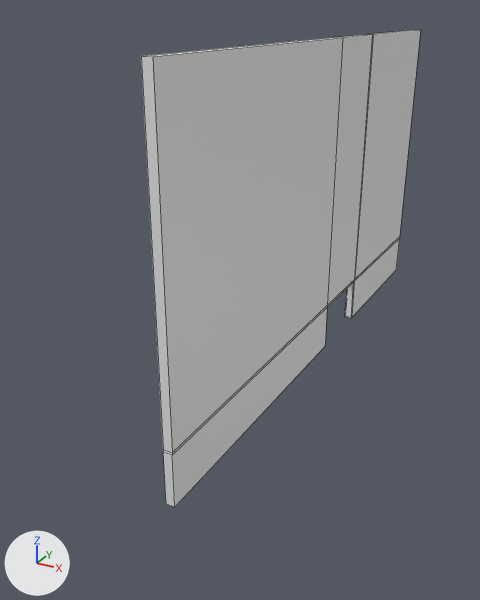
Two versions of the Blender file Assets/Models/blender~/Building6.blend, one commit apart.
Camera for both pictures: a camera (50 mm lens) standing at (25.1, -87.7, 29.9) and looking at (-4.5, -33.8, 2.9). The lights are fixed; the arrows at lower left show +X, +Y and +Z. The first picture is the older version. Mesh edges are drawn as thin lines.
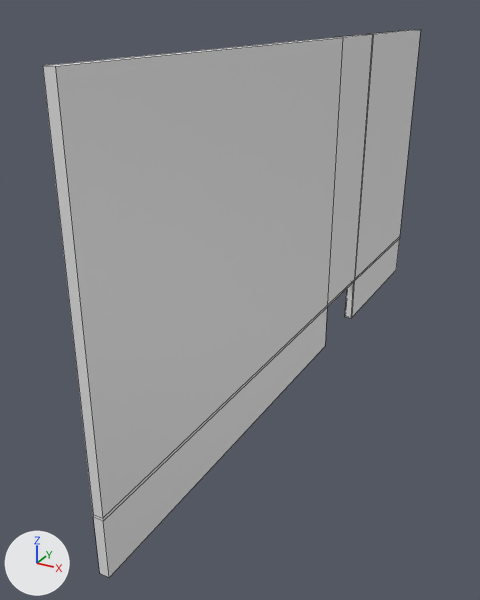
Pixel boxes [x1, y1, x2, y2] of what changed, in the pictures (480 x 600 px; the box of a moved part takes in the faces that stretch with it):
'Cube', reshaped (35% wider, 15% taller)
    before: [141, 30, 421, 507]
    after: [43, 30, 421, 578]
part 1 of me_cube_001, moved or reshaped
    before: [141, 55, 223, 507]
    after: [43, 55, 223, 578]

Patch to the scene script:
```diff
--- a/Assets/Models/blender~/Building6.blend.py
+++ b/Assets/Models/blender~/Building6.blend.py
@@ me_cube_001 @@
 # used by ob_cube; location = (0.0, 0.0, 0.0); scale = (0.118, 6.45, 6.45)
 # before: 0 (-3.56, -8.3, -1.0) at pixel (166, 503), 1 (-3.56, -8.3, 4.22) at pixel (141, 56), 4 (3.56, -8.3, -1.0) at pixel (174, 507), 5 (3.56, -8.3, 4.22) at pixel (152, 56), 12 (-3.56, -8.3, -0.18) at pixel (163, 449)
 # before: 15 (3.56, -8.3, -0.18) at pixel (172, 452), 20 (3.56, -8.3, -0.22) at pixel (172, 455), 23 (-3.56, -8.3, -0.22) at pixel (163, 452)
-me_cube_001.from_pydata(...)  # 40 vertices, 38 faces; spans x -3.56..3.56, y -8.3..1.0, z -1.0..4.22
+me_cube_001.from_pydata(...)  # 40 vertices, 38 faces; spans x -3.56..3.56, y -9.56..1.0, z -1.0..4.22
+# me_cube_001 part 1
+for i in [0, 1, 4, 5, 12, 15, 20, 23]: me_cube_001.vertices[i].co += Vector((0.0, -1.26, 0.0))
```
